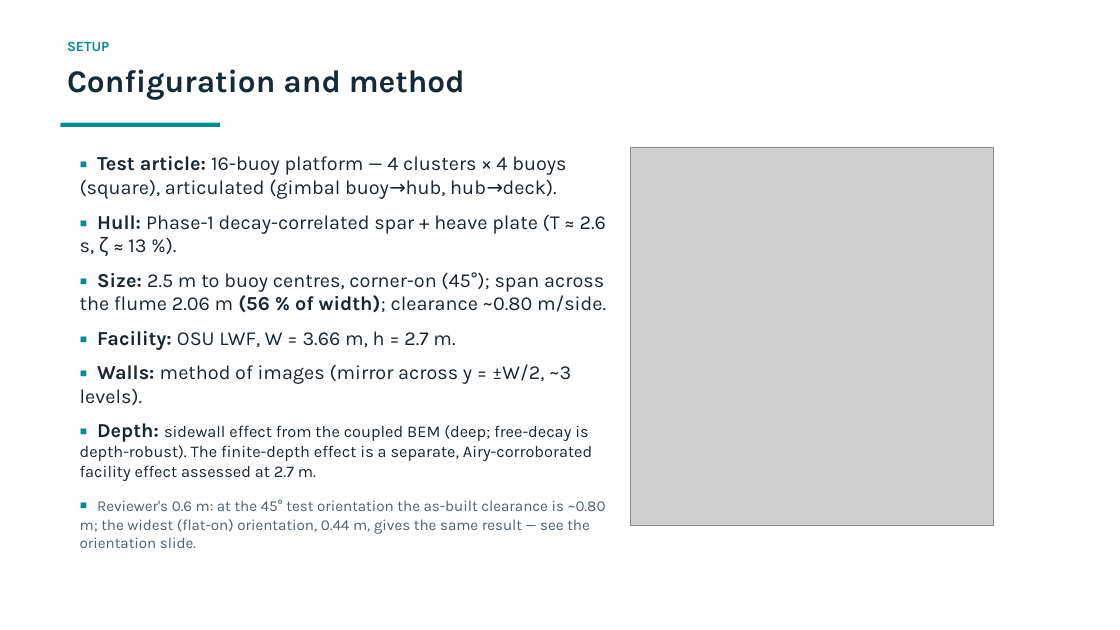
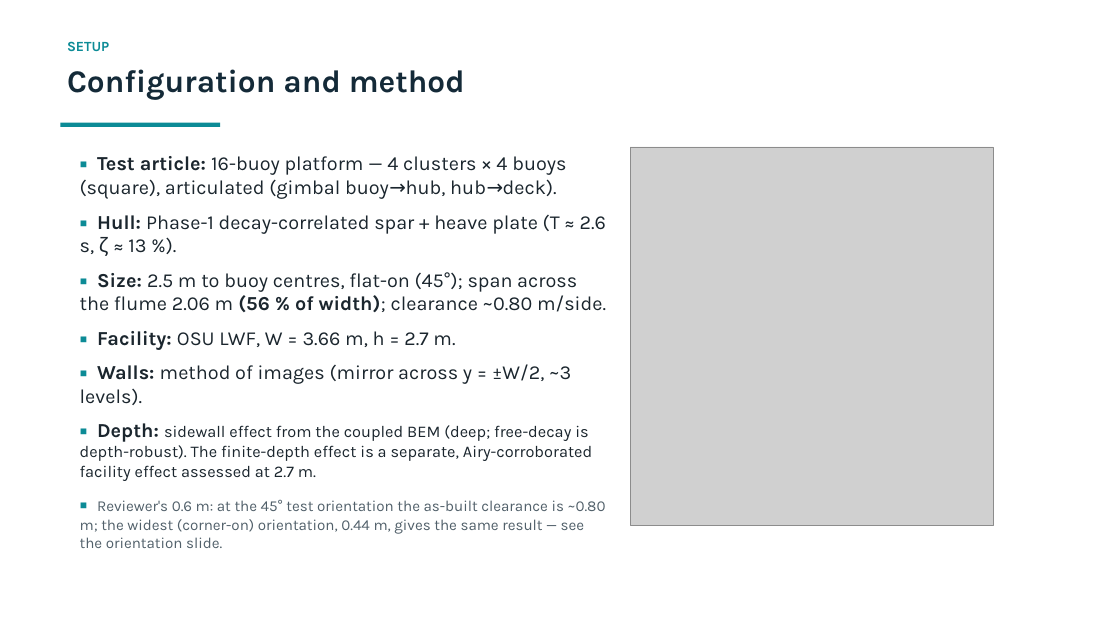
Before and after one commit to xabi80/HSP, a slide deck: slide 3 of studies/platform-12buoy/flume-wall-effect/Flume_wall_effect_technical.pptx. Drawn at 1120x630 pixels with LibreOffice and Linux fonts; fonts in the diff are those of the drawing; grey boxes stand for pictures. Boxes give left, top, right and bottom in pixels: in the first picture for what was removed or moved away, otherwise in the second. Text is boxed around its words. In the diff, an @@ line names an element or a change of style, - is before the commit and + after.

```diff
--- a/studies/platform-12buoy/flume-wall-effect/Flume_wall_effect_technical.pptx
+++ b/studies/platform-12buoy/flume-wall-effect/Flume_wall_effect_technical.pptx
@@ text at bbox=[80, 272, 606, 312]: text changed @@
-▪ Size: 2.5 m to buoy centres, corner-on (45°); span across the flume 2.06 m (56 % of width); clearance ~0.80 m/side.
+▪ Size: 2.5 m to buoy centres, flat-on (45°); span across the flume 2.06 m (56 % of width); clearance ~0.80 m/side.
@@ text at bbox=[80, 500, 606, 548]: text changed @@
-▪ Reviewer's 0.6 m: at the 45° test orientation the as-built clearance is ~0.80 m; the widest (flat-on) orientation, 0.44 m, gives the same result — see the orientation slide.
+▪ Reviewer's 0.6 m: at the 45° test orientation the as-built clearance is ~0.80 m; the widest (corner-on) orientation, 0.44 m, gives the same result — see the orientation slide.
```
Also in this commit, not shown: 2 other slides changed, 7 other files.
